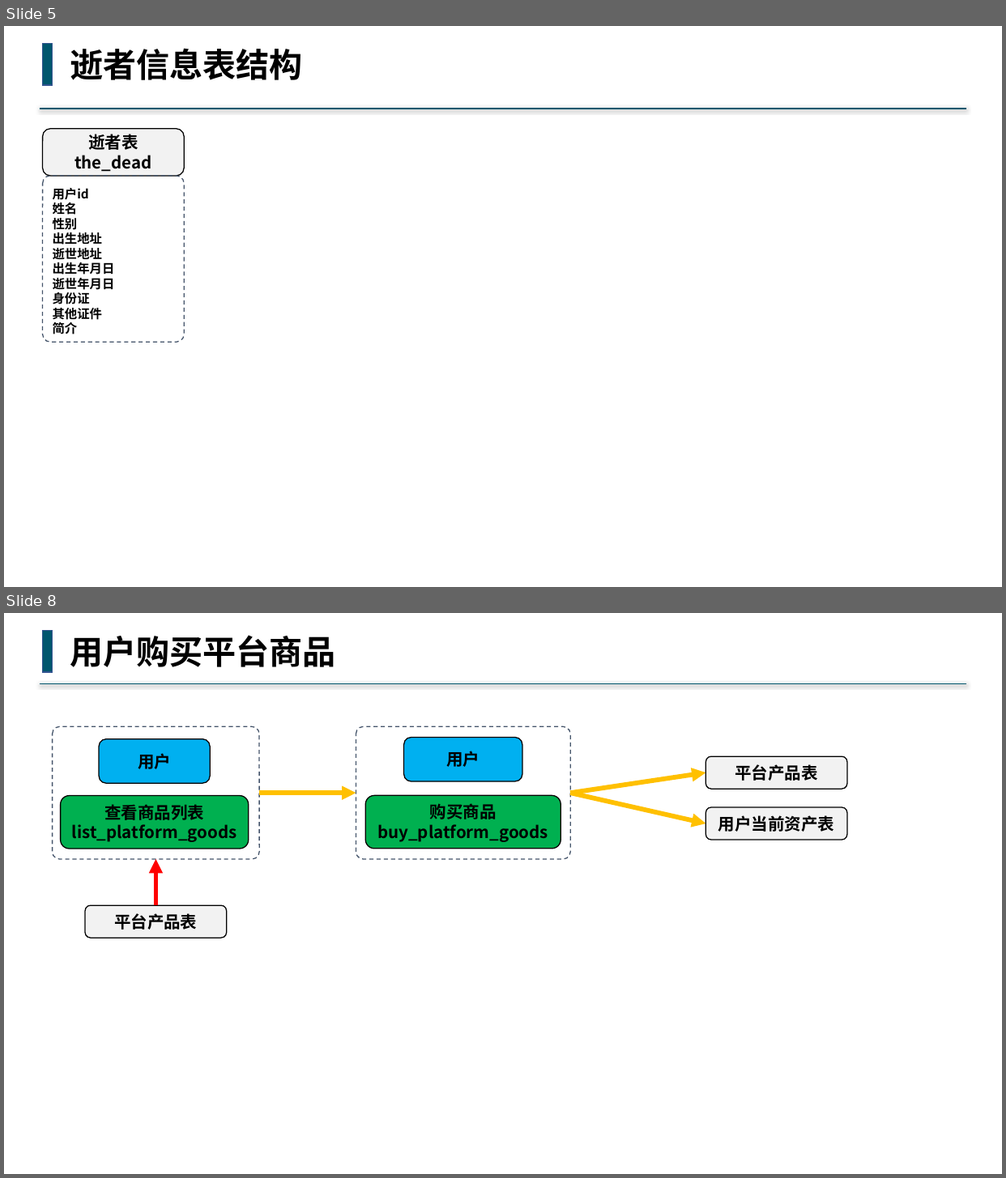
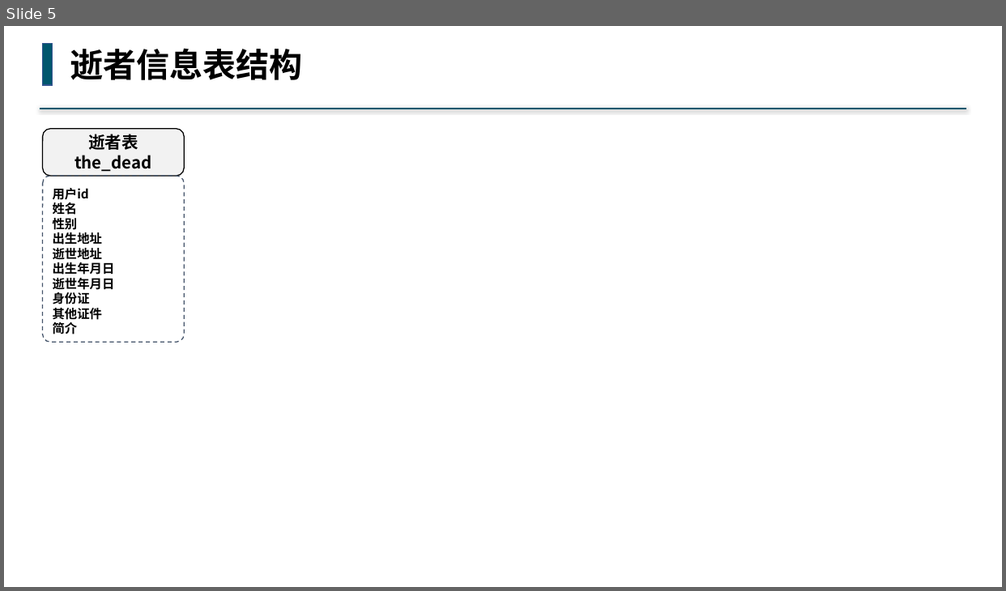
Before and after one commit to buddhachain/buddhaContract, a slide deck: doc/03.角色.pptx. Shown one above the other, each under a label of ours: slides 5 and 8 before the commit, slide 5 after it; the slides between them are not shown. The pictures are 1006x1178 and 1006x591 pixels, drawn with LibreOffice and Linux fonts; fonts in the diff are those of the drawing. Boxes give left, top, right and bottom in pixels: in the first picture for what was removed or moved away, otherwise in the second. Text is boxed around its words. In the diff, an @@ line names an element or a change of style, - is before the commit and + after.

```diff
--- a/doc/03.角色.pptx
+++ b/doc/03.角色.pptx
@@ slide 8 removed at (4,613,1002,1174), background #FFFFFF @@
@@ rectangle removed at (43,630,53,672) @@
@@ text removed at (70,635,336,667) @@
-用户购买平台商品
@@ line removed from (967, 684) to (39, 684) @@
@@ rounded rectangle removed at (53,726,260,859) @@
@@ rounded rectangle removed at (356,726,570,859) @@
@@ rounded rectangle removed at (99,739,210,783) @@
-用户
@@ rounded rectangle removed at (404,737,522,781) @@
-用户
@@ rounded rectangle removed at (706,756,848,789) @@
-平台产品表
@@ arrow removed from (571, 793) to (706, 773) @@
@@ rounded rectangle removed at (60,796,248,849) @@
-查看商品列表
-list_platform_goods
@@ arrow removed from (259, 793) to (356, 793) @@
@@ rounded rectangle removed at (365,796,561,849) @@
-购买商品
-buy_platform_goods
@@ arrow removed from (571, 793) to (706, 824) @@
@@ rounded rectangle removed at (706,807,848,840) @@
-用户当前资产表
@@ arrow removed from (156, 905) to (156, 859) @@
@@ rounded rectangle removed at (85,905,226,938) @@
-平台产品表
```
Also in this commit, not shown: 4 slides changed, 4 slides added, 7 other slides removed, 3 other files.
